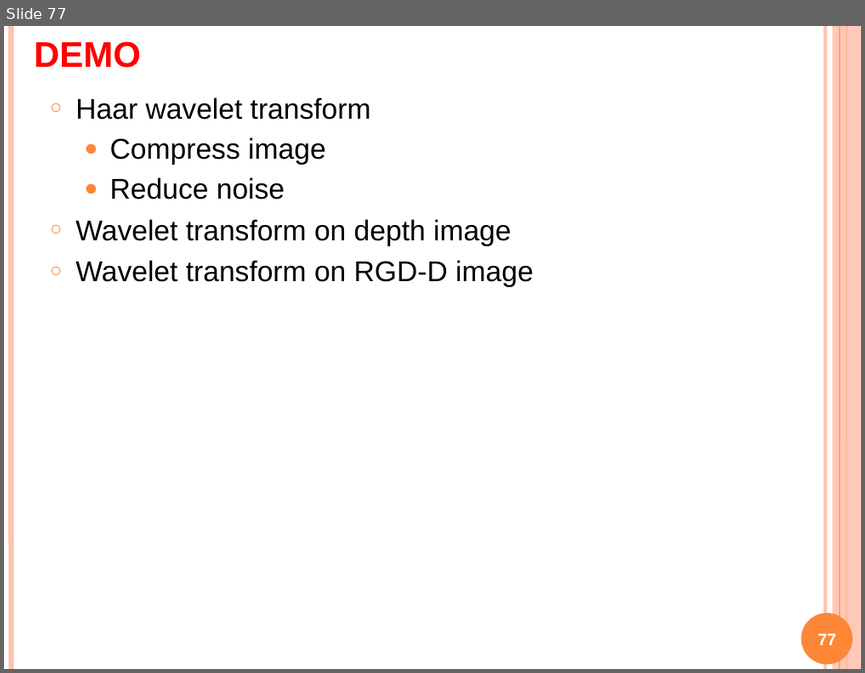
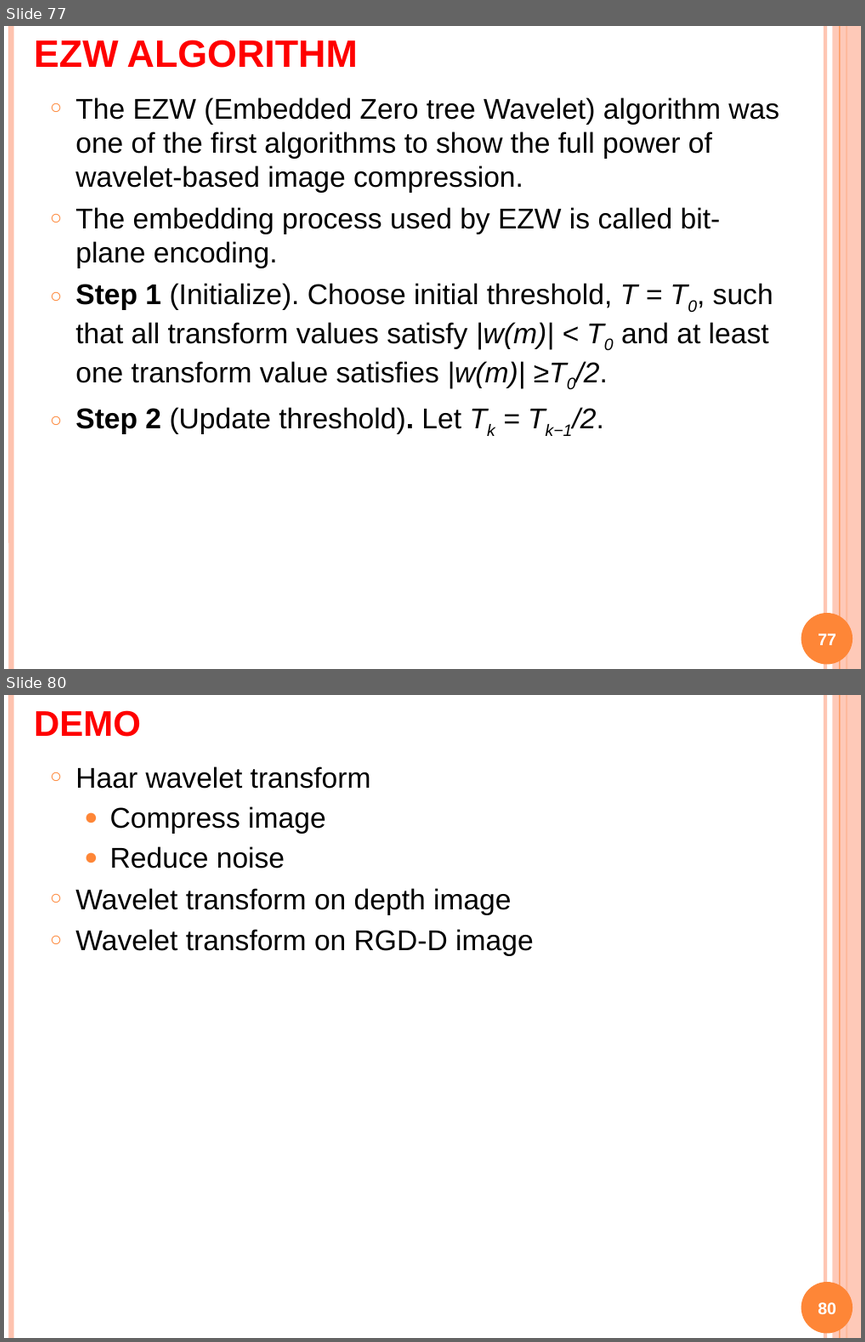
Before and after one commit to Alex7Huynh/dip-g9, a slide deck: 6. PPT/Wavelet transform.pptx. Shown one above the other, each under a label of ours: slide 77 before the commit, slides 77 and 80 after it; the slides between them are not shown. The pictures are 865x673 and 865x1342 pixels, drawn with LibreOffice and Linux fonts; fonts in the diff are those of the drawing. Boxes give left, top, right and bottom in pixels: in the first picture for what was removed or moved away, otherwise in the second. Text is boxed around its words. In the diff, an @@ line names an element or a change of style, - is before the commit and + after.

```diff
--- a/6. PPT/Wavelet transform.pptx
+++ b/6. PPT/Wavelet transform.pptx
@@ slide 77 added at (x1=4, y1=26, x2=861, y2=669), background #FFFFFF; not listed: 6 template elements that a slide beside it also shows @@
@@ title added at (x1=34, y1=40, x2=358, y2=68), 32 pt, text #FF0000, bold, small capitals @@
+EZW ALGORITHM
@@ text added at (x1=75, y1=97, x2=779, y2=436), 24 pt, text #000000 @@
+○ The EZW (Embedded Zero tree Wavelet) algorithm was one of the first algorithms to show the full power of wavelet-based image compression.
+○ The embedding process used by EZW is called bit-plane encoding.
+○ Step 1 (Initialize). Choose initial threshold, T = T0, such that all transform values satisfy |w(m)| < T0 and at least one transform value satisfies |w(m)| ≥T0/2.
+○ Step 2 (Update threshold). Let Tk = Tk−1/2.
@@ page number added at (x1=817, y1=633, x2=836, y2=645), 14 pt, text #FFFFFF, bold @@
+77
@@ what was slide 77 is now slide 80 @@
@@ page number at (x1=817, y1=1302, x2=836, y2=1314): text changed @@
-77
+80
```
Also in this commit, not shown: 2 slides changed, 4 other slides added, 2 slides removed, 2 other files.
